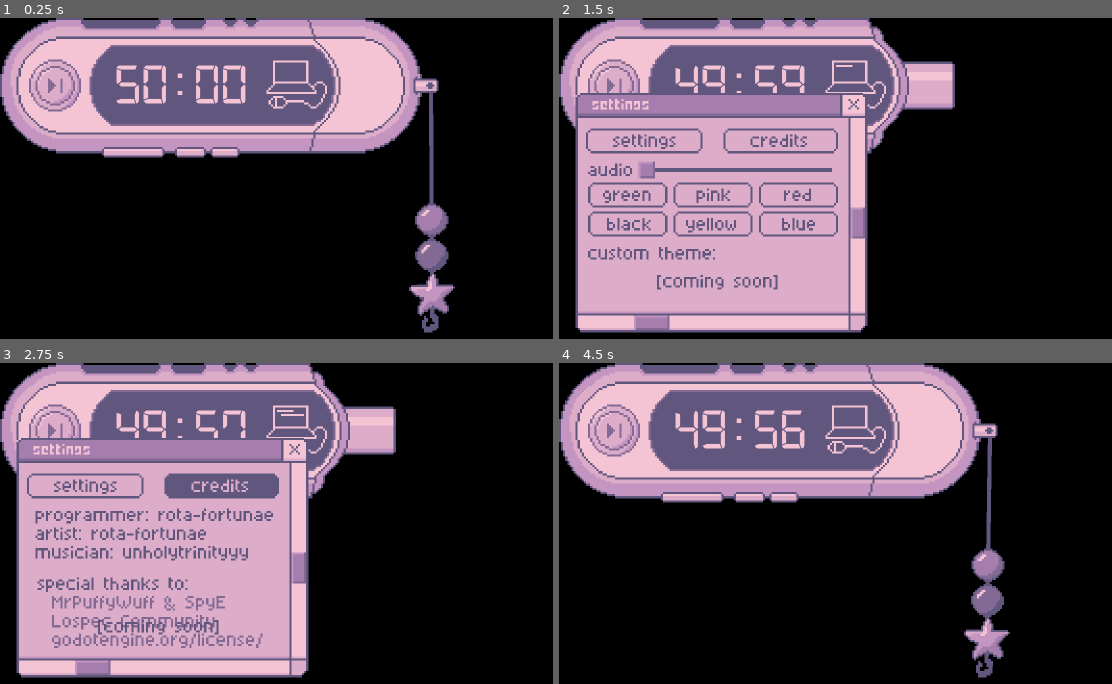
Above: before the commit, frames 1-4 (two rows, left to right).
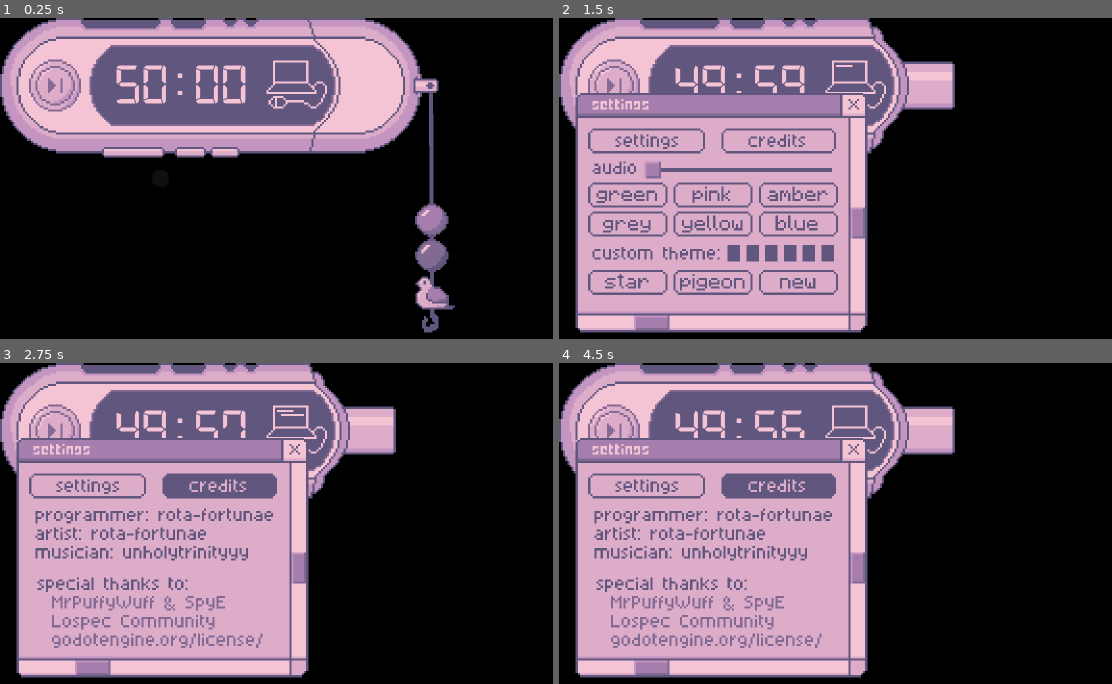
Above: after the commit, the same moments.

Repository: rota-fortunae/mp3-pomodoro
Game: Godot game, scene res://main.tscn
Two runs of this game, one before a commit and one after it. Both use one fixed random seed, a clock stepped at 60 frames per second and the inputs below.
Inputs (mouse positions are in pixels of both pictures, inside the frame that each line leads up to):
- Up to frame 1 (0.25 s): no input
- Up to frame 2 (1.5 s): click (614, 85) at 0.5 s; click (929, 85) at 1.25 s
- Up to frame 3 (2.75 s): click (221, 484) at 2 s
- Up to frame 4 (4.5 s): click (719, 523) at 2.77 s; tap Enter at 3.5 s; move the mouse to (outside the picture) at 3.52 s; hold Right 3.53-4.25 s; tap Alt at 3.6 s; click (outside the picture) at 3.67 s; tap Space at 4.25 s; drag from (796, 545) to (918, 597) at 4.27 s

The runs differ from the first frame. In frame 1, 0.6% of the frame differs, in the area x 73-83%, y 79-93%; in frame 2, 4.9%; in frame 3, 1.1%; in frame 4, 45%, in the area x 2-82%, y 0-99%.

Commit message:
shaders.

Diff:
--- a/assets/settings_menu_theme.tres
+++ b/assets/settings_menu_theme.tres
@@ -1,3 +1,41 @@
 [gd_resource type="Theme" format=3 uid="uid://casxy0kfqpctp"]
 
+[ext_resource type="FontFile" uid="uid://bcy0vt58rfngy" path="res://assets/Minecraftia-Regular.ttf" id="1_syvtc"]
+[ext_resource type="Texture2D" uid="uid://iahk5kq2pl1h" path="res://assets/hover-buttonframe.png" id="2_np6ha"]
+[ext_resource type="Texture2D" uid="uid://dellegrxei41a" path="res://assets/normal-buttonframe.png" id="3_uc2pq"]
+[ext_resource type="Texture2D" uid="uid://dc0x1yvep6dwk" path="res://assets/press-buttonframe.png" id="4_er3t7"]
+
+[sub_resource type="FontVariation" id="FontVariation_56ip2"]
+base_font = ExtResource("1_syvtc")
+spacing_top = 2
+
+[sub_resource type="StyleBoxTexture" id="StyleBoxTexture_0tp7r"]
+texture = ExtResource("2_np6ha")
+texture_margin_left = 3.0
+texture_margin_top = 3.0
+texture_margin_right = 3.0
+texture_margin_bottom = 3.0
+
+[sub_resource type="StyleBoxTexture" id="StyleBoxTexture_mwvxn"]
+texture = ExtResource("3_uc2pq")
+texture_margin_left = 3.0
+texture_margin_top = 3.0
+texture_margin_right = 3.0
+texture_margin_bottom = 3.0
+
+[sub_resource type="StyleBoxTexture" id="StyleBoxTexture_i8lcu"]
+texture = ExtResource("4_er3t7")
+texture_margin_left = 3.0
+texture_margin_top = 3.0
+texture_margin_right = 3.0
+texture_margin_bottom = 3.0
+
 [resource]
+Button/colors/font_color = Color(0.38039216, 0.3372549, 0.49411765, 1)
+Button/colors/font_hover_color = Color(0.95686275, 0.76862746, 0.8392157, 1)
+Button/colors/font_pressed_color = Color(0.87058824, 0.6745098, 0.78431374, 1)
+Button/font_sizes/font_size = 8
+Button/fonts/font = SubResource("FontVariation_56ip2")
+Button/styles/hover = SubResource("StyleBoxTexture_0tp7r")
+Button/styles/normal = SubResource("StyleBoxTexture_mwvxn")
+Button/styles/pressed = SubResource("StyleBoxTexture_i8lcu")
--- a/main.gdshader
+++ b/main.gdshader
@@ -20,7 +20,7 @@
     vec4 oldcolors[6] = vec4[](colorone, colortwo, colorthree, colorfour, colorfive, colorsix);
     vec4 newcolors[6] = vec4[](newcolorone, newcolortwo, newcolorthree, newcolorfour, newcolorfive, newcolorsix);
 
-    float precision_threshold = 0.1;
+    float precision_threshold = 1.0/255.0;
 
     for(int i = 0; i < 6; i++) {
         vec4 target_color = oldcolors[i];
--- a/main.tscn
+++ b/main.tscn
@@ -8,7 +8,7 @@
 [ext_resource type="Texture2D" uid="uid://7mw4quokacc" path="res://assets/button_pressed.png" id="4_lquwl"]
 [ext_resource type="Script" uid="uid://nxwgn6svru8q" path="res://charm_swing.gd" id="5_272bh"]
 [ext_resource type="BitMap" uid="uid://bt0ois64521xf" path="res://assets/button_bitmap.png" id="5_lquwl"]
-[ext_resource type="Texture2D" uid="uid://bjm3qdtqussm7" path="res://assets/charm.png" id="6_7mycd"]
+[ext_resource type="Texture2D" uid="uid://ccn6qco10ljhe" path="res://assets/pigeon_charm.png" id="6_074og"]
 [ext_resource type="BitMap" uid="uid://dwl5ec7jpd6w5" path="res://assets/cap_bitmask.png" id="6_ycdy4"]
 [ext_resource type="FontFile" uid="uid://obww1jk45dny" path="res://assets/digital-7 (mono).ttf" id="8_5vw27"]
 [ext_resource type="Script" uid="uid://08ycnl7utxt5" path="res://settings_button.gd" id="9_2cqfq"]
@@ -154,7 +154,7 @@
 material = ExtResource("3_vivmo")
 position = Vector2(37.000004, -13.000002)
 rotation = -0.65927607
-texture = ExtResource("6_7mycd")
+texture = ExtResource("6_074og")
 
 [node name="CollisionShape2D" type="CollisionShape2D" parent="Cap/Charm" unique_id=978954045]
 position = Vector2(38.223038, -11.423344)
--- a/settings_menu.tscn
+++ b/settings_menu.tscn
@@ -13,12 +13,16 @@
 [ext_resource type="BitMap" uid="uid://n2gvpisaabwu" path="res://assets/settings_alpha.png" id="8_56ip2"]
 [ext_resource type="Texture2D" uid="uid://ynlfgmofqms" path="res://assets/exit_button.png" id="10_8pph3"]
 [ext_resource type="BitMap" uid="uid://csakl3vshxmu8" path="res://assets/exit_alpha.png" id="11_exc7q"]
-[ext_resource type="StyleBox" uid="uid://derieksoqxsca" path="res://assets/transparent_theme.tres" id="13_exc7q"]
-[ext_resource type="Material" uid="uid://dbixbu3rcism1" path="res://universal.tres" id="14_univ"]
+[ext_resource type="Shader" uid="uid://r5kh3gkgy0gg" path="res://main.gdshader" id="15_mwvxn"]
 [ext_resource type="Texture2D" uid="uid://4p8636ld16k7" path="res://assets/knob.png" id="16_mwvxn"]
-[ext_resource type="Texture2D" uid="uid://d2u3rchnbqvkc" path="res://assets/comingsoon.png" id="17_0tp7r"]
+
+[sub_resource type="ShaderMaterial" id="ShaderMaterial_0tp7r"]
+shader = ExtResource("15_mwvxn")
 
 [sub_resource type="ButtonGroup" id="ButtonGroup_ip871"]
+
+[sub_resource type="ShaderMaterial" id="ShaderMaterial_56ip2"]
+shader = ExtResource("15_mwvxn")
 
 [sub_resource type="StyleBoxFlat" id="StyleBoxFlat_3877l"]
 bg_color = Color(0.64705884, 0.49411765, 0.6784314, 1)
@@ -32,46 +36,43 @@
 [sub_resource type="StyleBoxFlat" id="StyleBoxFlat_i8lcu"]
 bg_color = Color(0.64705884, 0.49411765, 0.6784314, 1)
 
-[node name="SettingsMenu" type="Control" unique_id=534571828]
-material = ExtResource("14_univ")
+[node name="SettingsMenu" type="Control" unique_id=948723413]
+material = SubResource("ShaderMaterial_0tp7r")
 layout_mode = 3
 anchors_preset = 0
+script = ExtResource("2_ajx48")
+
+[node name="background" type="TextureRect" parent="." unique_id=1596246548]
+use_parent_material = true
+layout_mode = 0
+offset_right = 40.0
+offset_bottom = 40.0
+theme = ExtResource("1_8pph3")
+texture = ExtResource("1_2d6lb")
+
+[node name="credits" type="TextureRect" parent="." unique_id=21259489]
+visible = false
+use_parent_material = true
+layout_mode = 0
 offset_right = 140.0
 offset_bottom = 115.0
 theme = ExtResource("1_8pph3")
-script = ExtResource("2_ajx48")
-
-[node name="background" type="TextureRect" parent="." unique_id=1596246548]
-use_parent_material = true
-layout_mode = 0
-offset_right = 40.0
-offset_bottom = 40.0
-theme = ExtResource("1_8pph3")
-texture = ExtResource("1_2d6lb")
-
-[node name="credits" type="TextureRect" parent="." unique_id=21259489]
-visible = false
+texture = ExtResource("2_nxj4t")
+
+[node name="settings" type="TextureRect" parent="." unique_id=2108530980]
 use_parent_material = true
 layout_mode = 0
 offset_right = 140.0
 offset_bottom = 115.0
 theme = ExtResource("1_8pph3")
-texture = ExtResource("2_nxj4t")
-
-[node name="settings" type="TextureRect" parent="." unique_id=2108530980]
-use_parent_material = true
-layout_mode = 0
-offset_right = 140.0
-offset_bottom = 115.0
-theme = ExtResource("1_8pph3")
 texture = ExtResource("3_ttjgw")
 
 [node name="creditsButton" type="TextureButton" parent="." unique_id=1208418462]
 use_parent_material = true
 layout_mode = 0
-offset_left = 71.0
+offset_left = 70.0
 offset_top = 17.0
-offset_right = 126.0
+offset_right = 125.0
 offset_bottom = 29.0
 theme = ExtResource("1_8pph3")
 toggle_mode = true
@@ -85,9 +86,9 @@
 [node name="settingsButton" type="TextureButton" parent="." unique_id=1128136574]
 use_parent_material = true
 layout_mode = 0
-offset_left = 5.0
+offset_left = 6.0
 offset_top = 17.0
-offset_right = 61.0
+offset_right = 62.0
 offset_bottom = 29.0
 theme = ExtResource("1_8pph3")
 toggle_mode = true
@@ -107,82 +108,107 @@
 texture_normal = ExtResource("10_8pph3")
 texture_click_mask = ExtResource("11_exc7q")
 
+[node name="pigeon" type="Button" parent="." unique_id=259782362]
+custom_maximum_size = Vector2(-1, 12)
+layout_mode = 0
+offset_left = 47.0
+offset_top = 85.0
+offset_right = 85.0
+offset_bottom = 107.0
+theme = ExtResource("1_8pph3")
+text = "pigeon"
+
+[node name="custom" type="Button" parent="." unique_id=2082088473]
+custom_maximum_size = Vector2(38, 12)
+layout_mode = 0
+offset_left = 88.0
+offset_top = 85.0
+offset_right = 126.0
+offset_bottom = 107.0
+theme = ExtResource("1_8pph3")
+text = "new"
+
 [node name="green" type="Button" parent="." unique_id=319060128]
+material = SubResource("ShaderMaterial_56ip2")
+custom_maximum_size = Vector2(-1, 12)
 layout_mode = 0
 offset_left = 6.0
 offset_top = 43.0
 offset_right = 44.0
 offset_bottom = 55.0
 theme = ExtResource("1_8pph3")
-theme_override_styles/normal = ExtResource("13_exc7q")
-theme_override_styles/hover = ExtResource("13_exc7q")
-theme_override_styles/disabled = ExtResource("13_exc7q")
-theme_override_styles/focus = ExtResource("13_exc7q")
+text = "green"
+text_direction = 1
 
 [node name="pink" type="Button" parent="." unique_id=1082760081]
+custom_maximum_size = Vector2(-1, 12)
 layout_mode = 0
 offset_left = 47.0
 offset_top = 43.0
 offset_right = 85.0
 offset_bottom = 55.0
 theme = ExtResource("1_8pph3")
-theme_override_styles/normal = ExtResource("13_exc7q")
-theme_override_styles/hover = ExtResource("13_exc7q")
-theme_override_styles/disabled = ExtResource("13_exc7q")
-theme_override_styles/focus = ExtResource("13_exc7q")
+text = "pink"
+text_direction = 1
 
 [node name="red" type="Button" parent="." unique_id=1214924962]
+custom_maximum_size = Vector2(-1, 12)
 layout_mode = 0
 offset_left = 88.0
 offset_top = 43.0
 offset_right = 126.0
 offset_bottom = 55.0
 theme = ExtResource("1_8pph3")
-theme_override_styles/normal = ExtResource("13_exc7q")
-theme_override_styles/hover = ExtResource("13_exc7q")
-theme_override_styles/disabled = ExtResource("13_exc7q")
-theme_override_styles/focus = ExtResource("13_exc7q")
+text = "amber"
+text_direction = 1
 
 [node name="black" type="Button" parent="." unique_id=1161154831]
+custom_maximum_size = Vector2(-1, 12)
 layout_mode = 0
 offset_left = 6.0
 offset_top = 57.0
 offset_right = 44.0
 offset_bottom = 69.0
 theme = ExtResource("1_8pph3")
-theme_override_styles/normal = ExtResource("13_exc7q")
-theme_override_styles/hover = ExtResource("13_exc7q")
-theme_override_styles/disabled = ExtResource("13_exc7q")
-theme_override_styles/focus = ExtResource("13_exc7q")
+text = "grey"
+text_direction = 1
 
 [node name="yellow" type="Button" parent="." unique_id=1498593614]
+custom_maximum_size = Vector2(-1, 12)
 layout_mode = 0
 offset_left = 47.0
 offset_top = 57.0
 offset_right = 85.0
 offset_bottom = 69.0
 theme = ExtResource("1_8pph3")
-theme_override_styles/normal = ExtResource("13_exc7q")
-theme_override_styles/hover = ExtResource("13_exc7q")
-theme_override_styles/disabled = ExtResource("13_exc7q")
-theme_override_styles/focus = ExtResource("13_exc7q")
+text = "yellow"
+text_direction = 1
+
+[node name="star" type="Button" parent="." unique_id=106566613]
+custom_maximum_size = Vector2(-1, 12)
+layout_mode = 0
+offset_left = 6.0
+offset_top = 85.0
+offset_right = 44.0
+offset_bottom = 107.0
+theme = ExtResource("1_8pph3")
+text = "star"
 
 [node name="blue" type="Button" parent="." unique_id=609336276]
+custom_maximum_size = Vector2(-1, 12)
 layout_mode = 0
 offset_left = 88.0
 offset_top = 57.0
 offset_right = 126.0
 offset_bottom = 69.0
 theme = ExtResource("1_8pph3")
-theme_override_styles/normal = ExtResource("13_exc7q")
-theme_override_styles/hover = ExtResource("13_exc7q")
-theme_override_styles/disabled = ExtResource("13_exc7q")
-theme_override_styles/focus = ExtResource("13_exc7q")
+text = "blue"
+text_direction = 1
 
 [node name="audioSlider" type="HSlider" parent="." unique_id=1758624989]
 use_parent_material = true
 layout_mode = 0
-offset_left = 30.0
+offset_left = 33.0
 offset_top = 29.0
 offset_right = 123.0
 offset_bottom = 45.0
@@ -193,7 +219,7 @@
 theme_override_styles/grabber_area = SubResource("StyleBoxFlat_0tp7r")
 theme_override_styles/grabber_area_highlight = SubResource("StyleBoxFlat_i8lcu")
 
-[node name="ColorPicker" type="ColorPicker" parent="." unique_id=1413895846]
+[node name="colorPicker" type="ColorPicker" parent="." unique_id=1413895846]
 visible = false
 layout_mode = 0
 offset_left = 90.99999
@@ -202,10 +228,13 @@
 offset_bottom = 672.0
 scale = Vector2(0.1, 0.1)
 
-[node name="tempsprite" type="Sprite2D" parent="." unique_id=1680090603]
-use_parent_material = true
-position = Vector2(68, 91)
-texture = ExtResource("17_0tp7r")
+[node name="customTheme" type="Node" parent="." unique_id=1160327925]
+
+[node name="Button" type="Button" parent="customTheme" unique_id=819493891]
+offset_left = 73.0
+offset_top = 73.0
+offset_right = 81.0
+offset_bottom = 81.0
 
 [connection signal="pressed" from="creditsButton" to="." method="_on_credits_button_pressed"]
 [connection signal="pressed" from="settingsButton" to="." method="_on_settings_button_pressed"]
--- a/settings_menu_script.gd
+++ b/settings_menu_script.gd
@@ -73,7 +73,9 @@
 	$audioSlider.visible = true
 	credits.visible=false
 	credits_button.button_pressed = false
-
+	$pigeon.visible=true
+	$star.visible=true
+	$custom.visible=true
 
 func _on_credits_button_pressed() -> void:
 	settings.visible=false
@@ -84,6 +86,10 @@
 	yellow.visible=false
 	blue.visible=false
 	$audioSlider.visible = false
+	$pigeon.visible=false
+	$star.visible=false
+	$custom.visible=false
+
 
 	credits.visible=true
 	settings_button.button_pressed = false
Binary file added: assets/Minecraftia-Regular.ttf
Not shown, added: assets/Minecraftia-Regular.ttf.import
Binary file added: assets/aseprite.otf
Not shown, added: assets/aseprite.otf.import
Binary file added: assets/asepriteaseprite.png
Not shown, added: assets/asepriteaseprite.png.import
Binary file added: assets/hover-buttonframe.png
Not shown, added: assets/hover-buttonframe.png.import
Binary file added: assets/normal-buttonframe.png
Not shown, added: assets/normal-buttonframe.png.import
Binary file added: assets/pigeon_charm.png
Not shown, added: assets/pigeon_charm.png.import
(and 5 more such lines)
